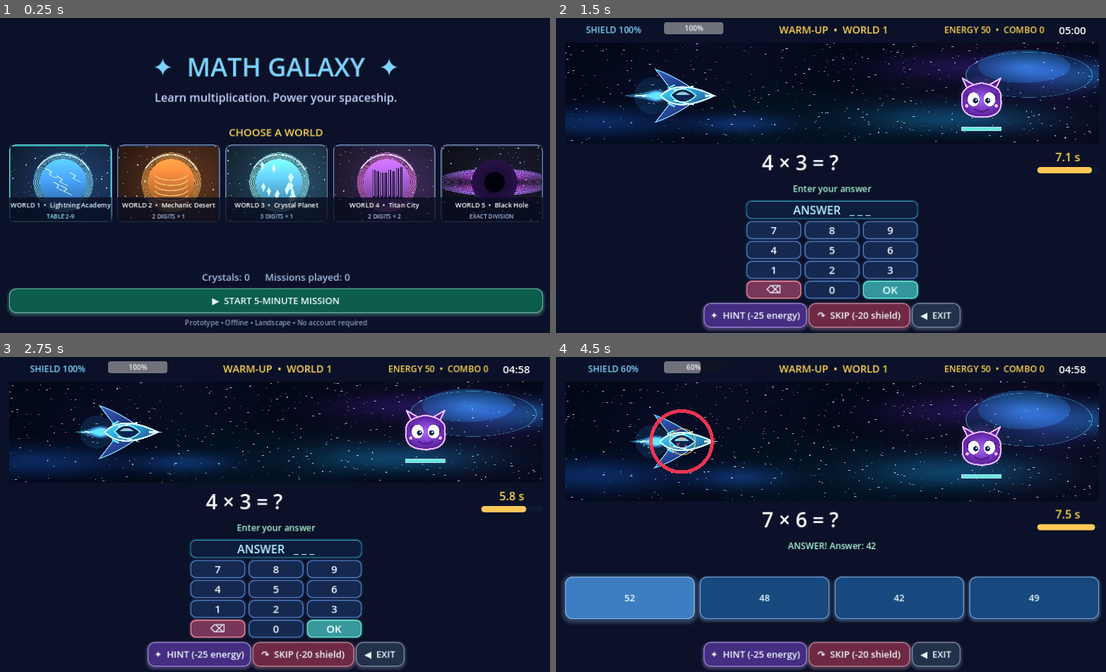
Above: before the commit, frames 1-4 (two rows, left to right).
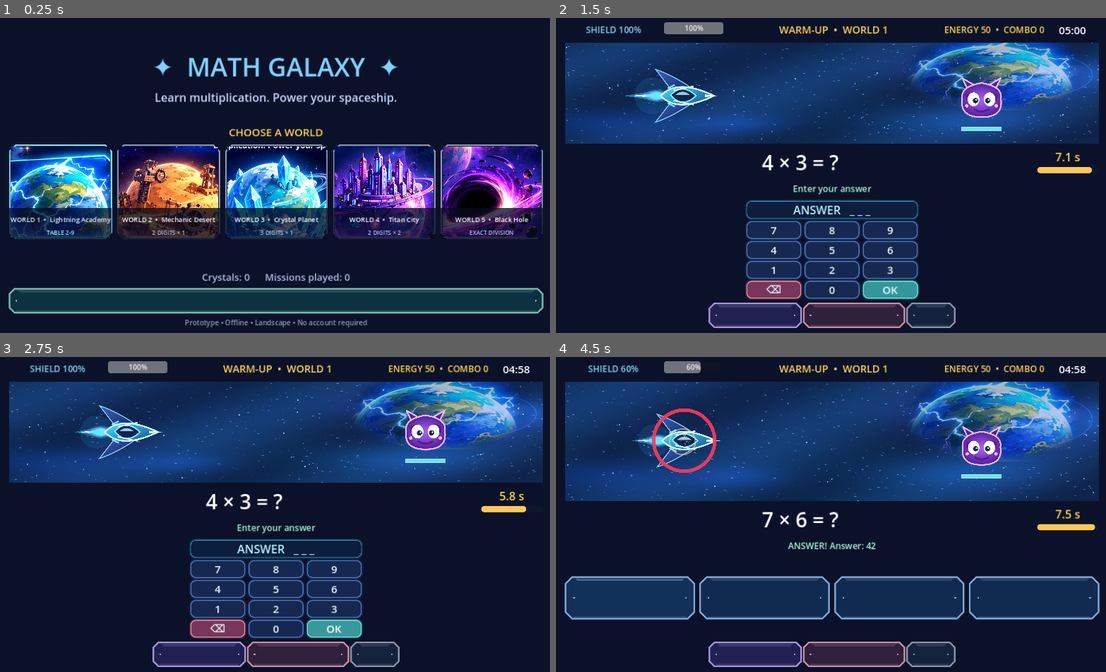
Above: after the commit, the same moments.

Repository: trun0ff/math-galaxy
Game: Godot game, scene res://scenes/Main.tscn
Same seed, same stepped clock (60 frames per second), same inputs: the game is played once before the commit and once after it.
Inputs:
- Up to frame 1 (0.25 s): no input
- Up to frame 2 (1.5 s): click "▶ START 5-MINUTE MISSION" at 0.5 s; click "OK" at 1.25 s
- Up to frame 3 (2.75 s): click "OK" at 2 s
- Up to frame 4 (4.5 s): click "↷ SKIP (-20 shield)" at 2.75 s; click "↷ SKIP (-20 shield)" at 3.5 s; click "52" at 4.25 s

The runs differ from the first frame. In frame 1, 31% of the frame differs, in the area x 1-100%, y 40-95%; in frame 2, 33%; in frame 3, 33%; in frame 4, 51%, in the area x 1-100%, y 7-100%.

Commit message:
Add illustrated world art and custom sci-fi buttons

Diff:
--- a/scripts/Main.gd
+++ b/scripts/Main.gd
@@ -2,7 +2,8 @@
 
 const SCENE_SCRIPT = preload("res://scripts/SpaceScene.gd")
 const KEYPAD_SCRIPT = preload("res://scripts/ui/NeonKeypad.gd")
-const WORLD_ART = [preload("res://assets/worlds/1_lightning.jpg"), preload("res://assets/worlds/2_desert.jpg"), preload("res://assets/worlds/3_crystal.jpg"), preload("res://assets/worlds/4_titan.jpg"), preload("res://assets/worlds/5_blackhole.jpg")]
+const WORLD_ART = [preload("res://assets/worlds/1_lightning_hd.jpg"), preload("res://assets/worlds/2_desert_hd.jpg"), preload("res://assets/worlds/3_crystal_hd.jpg"), preload("res://assets/worlds/4_titan_hd.jpg"), preload("res://assets/worlds/5_blackhole_hd.jpg")]
+const FANCY_BUTTON = preload("res://scripts/ui/FancyButton.gd")
 const WORLD_SUBTITLES = ["TABLE 2-9", "2 DIGITS × 1", "3 DIGITS × 1", "2 DIGITS × 2", "EXACT DIVISION"]
 const SAVE_PATH = "user://math_galaxy_progress.json"
 const MISSION_LENGTH := 300.0
@@ -113,6 +114,8 @@
 func make_button(value: String, fn: Callable, color: Color = BLUE, min_x: float = 100.0) -> Button:
 	# Shared styling for every navigation, battle, answer and result button.
 	var btn := Button.new()
+	btn.set_script(FANCY_BUTTON)
+	btn.set("accent_color", color)
 	btn.text = value
 	btn.custom_minimum_size = Vector2(min_x, 56)
 	btn.size_flags_vertical = Control.SIZE_SHRINK_CENTER
@@ -219,7 +222,7 @@
 func make_world_card(idx: int) -> Button:
 	var selected: bool = idx == world
 	var b := make_button("", func(): select_world(idx), Color("25c4d6") if selected else Color("334d82"), 180)
-	b.custom_minimum_size.y = 176
+	b.custom_minimum_size.y = 215
 	b.size_flags_horizontal = Control.SIZE_EXPAND_FILL
 	b.clip_contents = true
 	var picture := TextureRect.new()
@@ -236,19 +239,19 @@
 	b.add_child(picture)
 	var dark := ColorRect.new()
 	dark.color = Color(0.025, 0.045, 0.12, 0.76)
-	dark.anchor_top = 0.68
+	dark.anchor_top = 0.67
 	dark.anchor_right = 1.0
 	dark.anchor_bottom = 1.0
 	dark.mouse_filter = Control.MOUSE_FILTER_IGNORE
 	b.add_child(dark)
 	var title := make_label("WORLD %d  •  %s" % [idx, WORLD_NAMES[idx - 1]], 15, Color("dbf8ff") if selected else Color.WHITE)
-	title.anchor_top = 0.69
+	title.anchor_top = 0.70
 	title.anchor_right = 1
 	title.anchor_bottom = 0.88
 	title.mouse_filter = Control.MOUSE_FILTER_IGNORE
 	b.add_child(title)
 	var subtitle := make_label(WORLD_SUBTITLES[idx - 1], 13, Color("8deefa") if selected else Color("a9c3ed"))
-	subtitle.anchor_top = 0.86
+	subtitle.anchor_top = 0.87
 	subtitle.anchor_right = 1
 	subtitle.anchor_bottom = 1
 	subtitle.mouse_filter = Control.MOUSE_FILTER_IGNORE
@@ -301,6 +304,7 @@
 	top.add_child(info)
 	art = Control.new()
 	art.set_script(SCENE_SCRIPT)
+	art.call("set_world", world)
 	art.custom_minimum_size.y = 170
 	art.size_flags_vertical = Control.SIZE_EXPAND_FILL
 	root.add_child(art)
--- a/scripts/SpaceScene.gd
+++ b/scripts/SpaceScene.gd
@@ -18,7 +18,12 @@
 var rng := RandomNumberGenerator.new()
 const PLAYER_TEXTURE = preload("res://assets/battle/player.png")
 const ENEMY_TEXTURES = [preload("res://assets/battle/enemy_1.png"), preload("res://assets/battle/enemy_2.png"), preload("res://assets/battle/enemy_3.png")]
-const SPACE_TEXTURE = preload("res://assets/battle/nebula.jpg")
+const WORLD_BACKGROUNDS = [preload("res://assets/battle/world_1_background.jpg"), preload("res://assets/battle/world_2_background.jpg"), preload("res://assets/battle/world_3_background.jpg"), preload("res://assets/battle/world_4_background.jpg"), preload("res://assets/battle/world_5_background.jpg")]
+var current_world: int = 1
+
+func set_world(idx: int) -> void:
+	current_world = clampi(idx, 1, 5)
+	queue_redraw()
 
 func _ready() -> void:
 	mouse_filter = Control.MOUSE_FILTER_IGNORE
@@ -104,7 +109,7 @@
 	if w < 50.0 or h < 50.0:
 		return
 	# Painted nebula texture with a subtle animated parallax star layer.
-	draw_texture_rect(SPACE_TEXTURE, Rect2(Vector2.ZERO, size), false, Color.WHITE)
+	draw_texture_rect(WORLD_BACKGROUNDS[current_world - 1], Rect2(Vector2.ZERO, size), false, Color.WHITE)
 	for i in range(stars.size()):
 		var star: Vector2 = stars[i]
 		var layer: int = i % 3
--- /dev/null
+++ b/scripts/ui/FancyButton.gd
@@ -0,0 +1,35 @@
+extends Button
+## Reusable hand-drawn sci-fi button plate. Text and input remain native Godot controls.
+@export var accent_color: Color = Color("2873bd"):
+    set(value):
+        accent_color = value
+        queue_redraw()
+
+func _ready() -> void:
+    for state in ["normal", "hover", "pressed", "disabled", "focus"]:
+        add_theme_stylebox_override(state, StyleBoxEmpty.new())
+    mouse_entered.connect(queue_redraw)
+    mouse_exited.connect(queue_redraw)
+    button_down.connect(queue_redraw)
+    button_up.connect(queue_redraw)
+    resized.connect(queue_redraw)
+
+func _draw() -> void:
+    var w: float = size.x
+    var h: float = size.y
+    if w < 25 or h < 20: return
+    var cut: float = minf(16.0, minf(w, h) * 0.22)
+    var points := PackedVector2Array([Vector2(cut,1),Vector2(w-cut,1),Vector2(w-1,cut),Vector2(w-1,h-cut),Vector2(w-cut,h-1),Vector2(cut,h-1),Vector2(1,h-cut),Vector2(1,cut)])
+    var accent: Color = accent_color.lightened(0.42)
+    var hover: bool = is_hovered() and not disabled
+    var down: bool = button_pressed
+    var body: Color = Color("101e40").lerp(accent_color.darkened(0.45), 0.42 if not hover else 0.64)
+    if down: body = body.lightened(0.12)
+    if disabled: body = Color("1b253b")
+    draw_colored_polygon(points, body)
+    draw_polyline(points + PackedVector2Array([points[0]]), accent if not disabled else Color("46546b"), 2.5, true)
+    var top := PackedVector2Array([Vector2(cut+7,4),Vector2(w-cut-7,4),Vector2(w-cut-13,10),Vector2(cut+13,10)])
+    draw_colored_polygon(top, Color(accent.r,accent.g,accent.b,0.21 if not hover else 0.43))
+    draw_line(Vector2(cut+4,h-5),Vector2(w-cut-4,h-5),Color(accent.r,accent.g,accent.b,0.20),2.0,true)
+    for x in [cut+4,w-cut-4]:
+        draw_circle(Vector2(x,h*0.5),2.0,accent)
Binary file added: assets/battle/world_1_background.jpg
Binary file added: assets/battle/world_2_background.jpg
Binary file added: assets/battle/world_3_background.jpg
Binary file added: assets/battle/world_4_background.jpg
Binary file added: assets/battle/world_5_background.jpg
Not shown, added: assets/worlds/1_lightning.jpg.import
Binary file added: assets/worlds/1_lightning_hd.jpg
Not shown, added: assets/worlds/2_desert.jpg.import
Binary file added: assets/worlds/2_desert_hd.jpg
Not shown, added: assets/worlds/3_crystal.jpg.import
Binary file added: assets/worlds/3_crystal_hd.jpg
Not shown, added: assets/worlds/4_titan.jpg.import
(and 3 more such lines)
